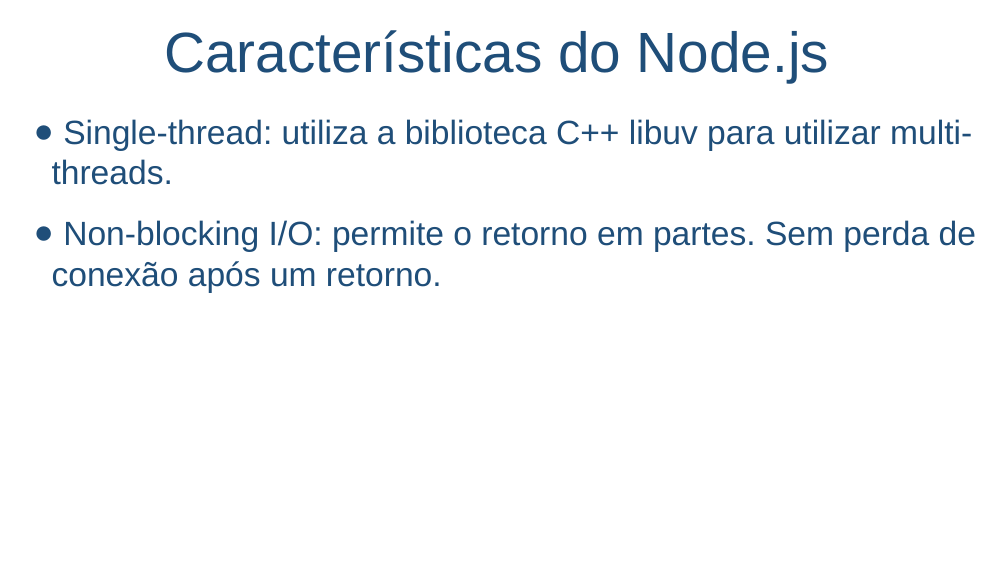
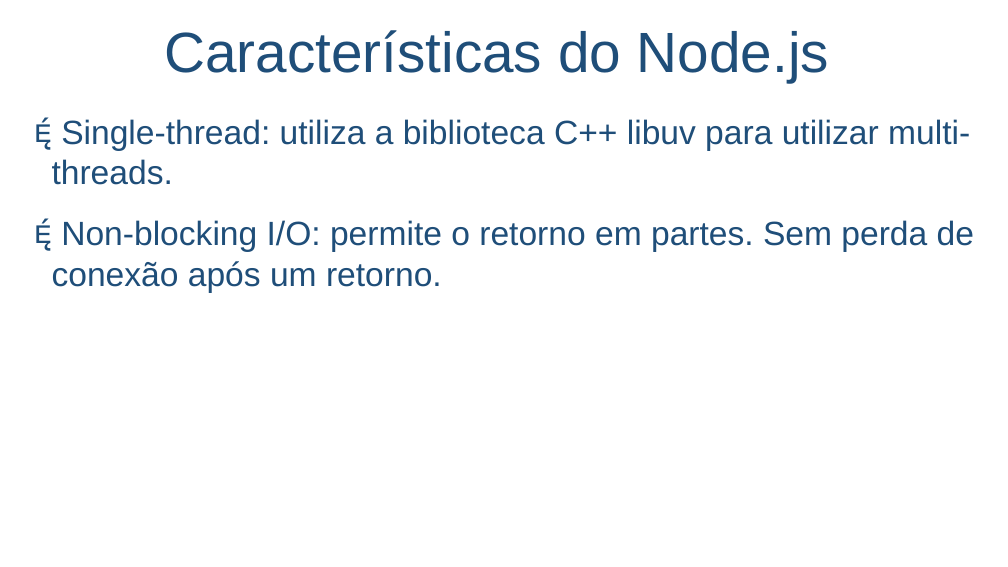
Before and after one commit to salmo-jr/public-slides, a slide deck: slide 4 of node-js.pptx. Drawn at 1008x567 pixels with LibreOffice and Linux fonts; fonts in the diff are those of the drawing; background and template pictures are left out. Boxes give left, top, right and bottom in pixels: in the first picture for what was removed or moved away, otherwise in the second. Text is boxed around its words. In the diff, an @@ line names an element or a change of style, - is before the commit and + after.

```diff
--- a/node-js.pptx
+++ b/node-js.pptx
@@ text "Single-thread: utiliza a biblioteca C++ ..." at [52,119,974,293]: bullet ● to  @@
```
Also in this commit, not shown: 8 other slides changed, 15 slides added.
